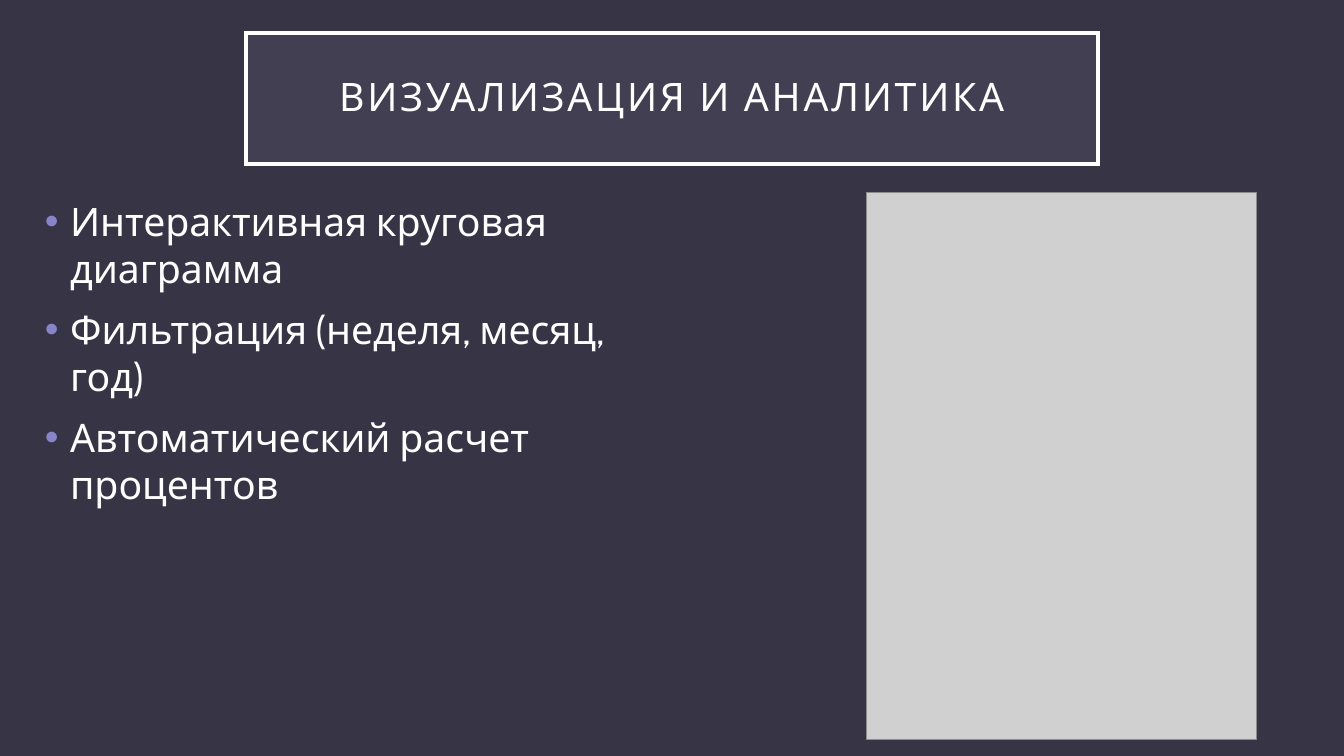
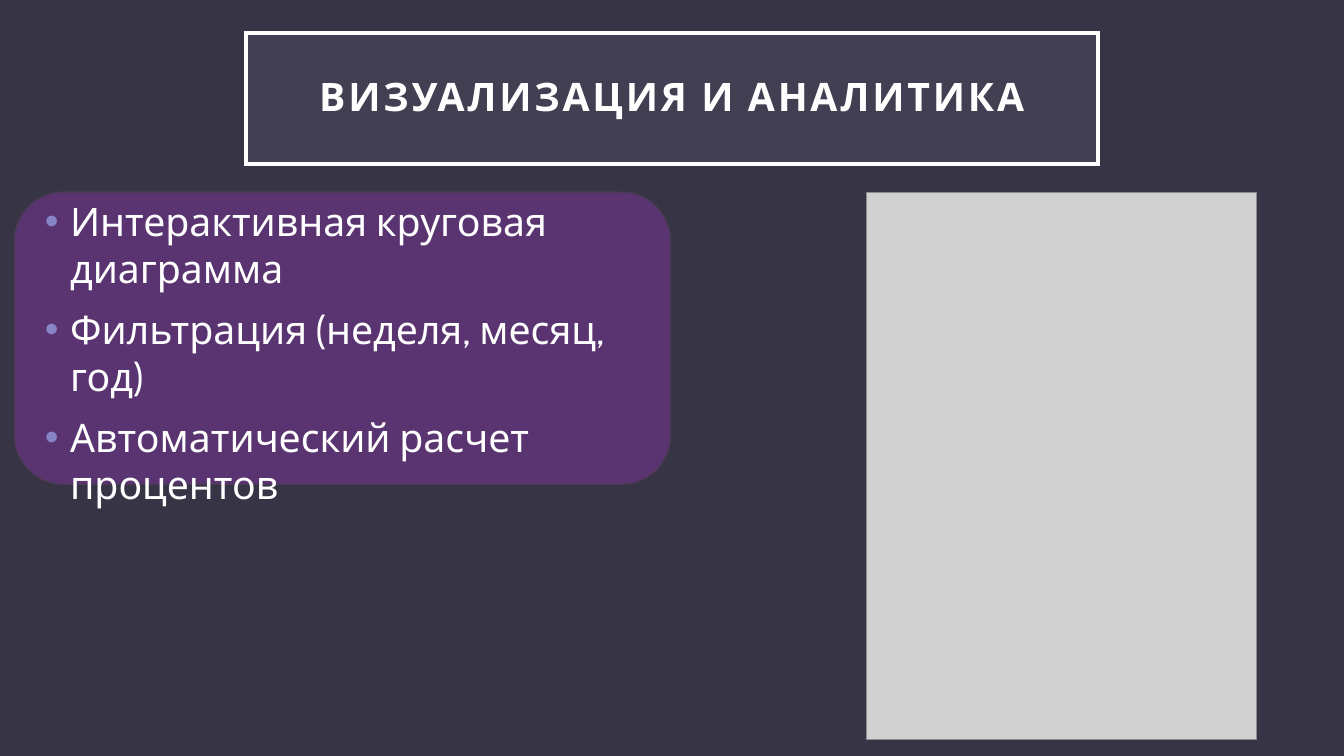
Before and after one commit to fl0k1337/qwe, a slide deck: slide 6 of Разработка мобильного приложения «ExpenseTracker».pptx. Drawn at 1344x756 pixels with LibreOffice and Linux fonts; fonts in the diff are those of the drawing; grey boxes stand for pictures. Boxes give left, top, right and bottom in pixels: in the first picture for what was removed or moved away, otherwise in the second. Text is boxed around its words. In the diff, an @@ line names an element or a change of style, - is before the commit and + after.

```diff
--- a/Разработка мобильного приложения «ExpenseTracker».pptx
+++ b/Разработка мобильного приложения «ExpenseTracker».pptx
@@ title "ВИЗУАЛИЗАЦИЯ И АНАЛИТИКА" at (246,33,1098,164): bold on @@
@@ rounded rectangle added at (14,193,670,485), fill #5A3471, outline #4C3A57 1 pt @@
```
Also in this commit, not shown: 8 other slides changed.
